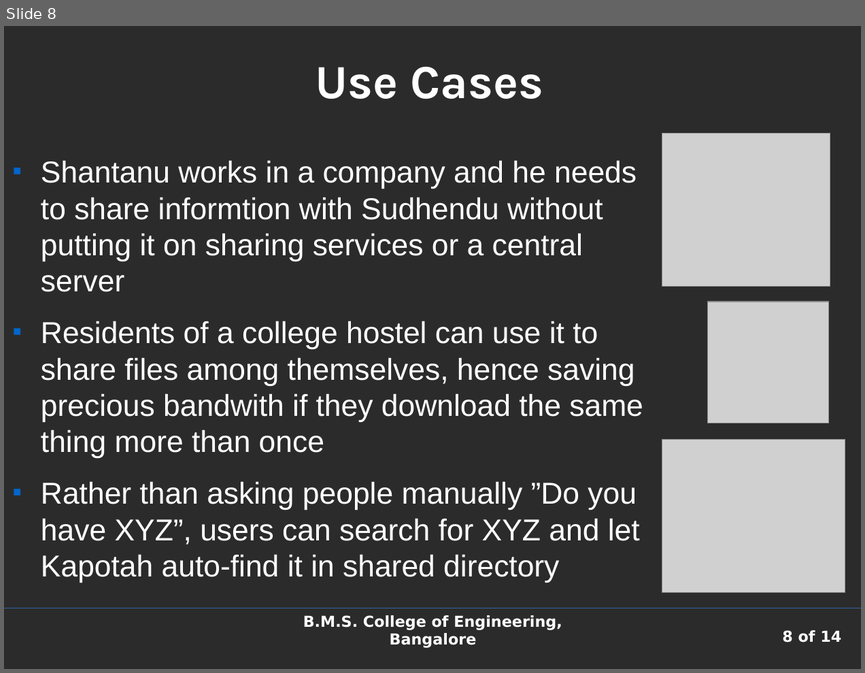
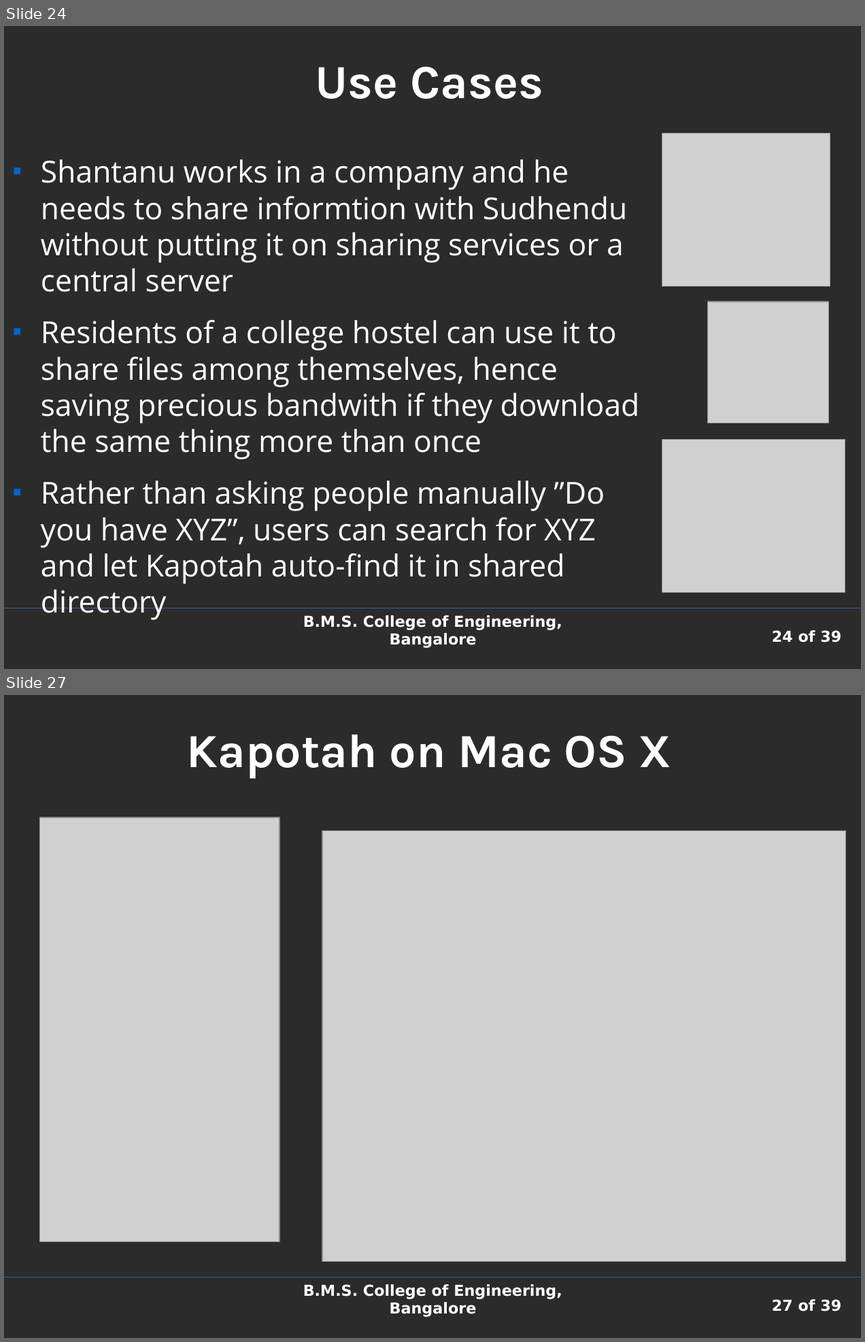
Before and after one commit to shaan7/Kapotah, a slide deck: docs/presentation.odp. Shown one above the other, each under a label of ours: slide 8 before the commit, slides 24 and 27 after it; the slides between them are not shown. The pictures are 865x673 and 865x1342 pixels, drawn with LibreOffice and Linux fonts; fonts in the diff are those of the drawing; grey boxes stand for pictures; background and template pictures are left out; a plain dark background stands for a picture behind light text. Boxes give left, top, right and bottom in pixels: in the first picture for what was removed or moved away, otherwise in the second. Text is boxed around its words. In the diff, an @@ line names an element or a change of style, - is before the commit and + after.

```diff
--- a/docs/presentation.odp
+++ b/docs/presentation.odp
@@ slide 27 added at box(4, 695, 861, 1338), background picture (left out); not listed: 3 template elements that a slide beside it also shows @@
@@ title added at box(187, 734, 672, 779), 44 pt, text #FFFFFF, bold @@
+Kapotah on Mac OS X
@@ picture added at box(40, 817, 280, 1242) @@
@@ picture added at box(322, 831, 846, 1261) @@
@@ what was slide 8 is now slide 24 @@
@@ slide 24 changed as well @@
@@ text "Shantanu works in a company ..." at box(41, 159, 640, 620): font Arial to Open Sans @@
@@ page number at box(772, 630, 841, 642): text changed @@
-8 of 14
+24 of 39
```
Also in this commit, not shown: 6 other slides changed, 30 other slides added, 6 slides removed.
